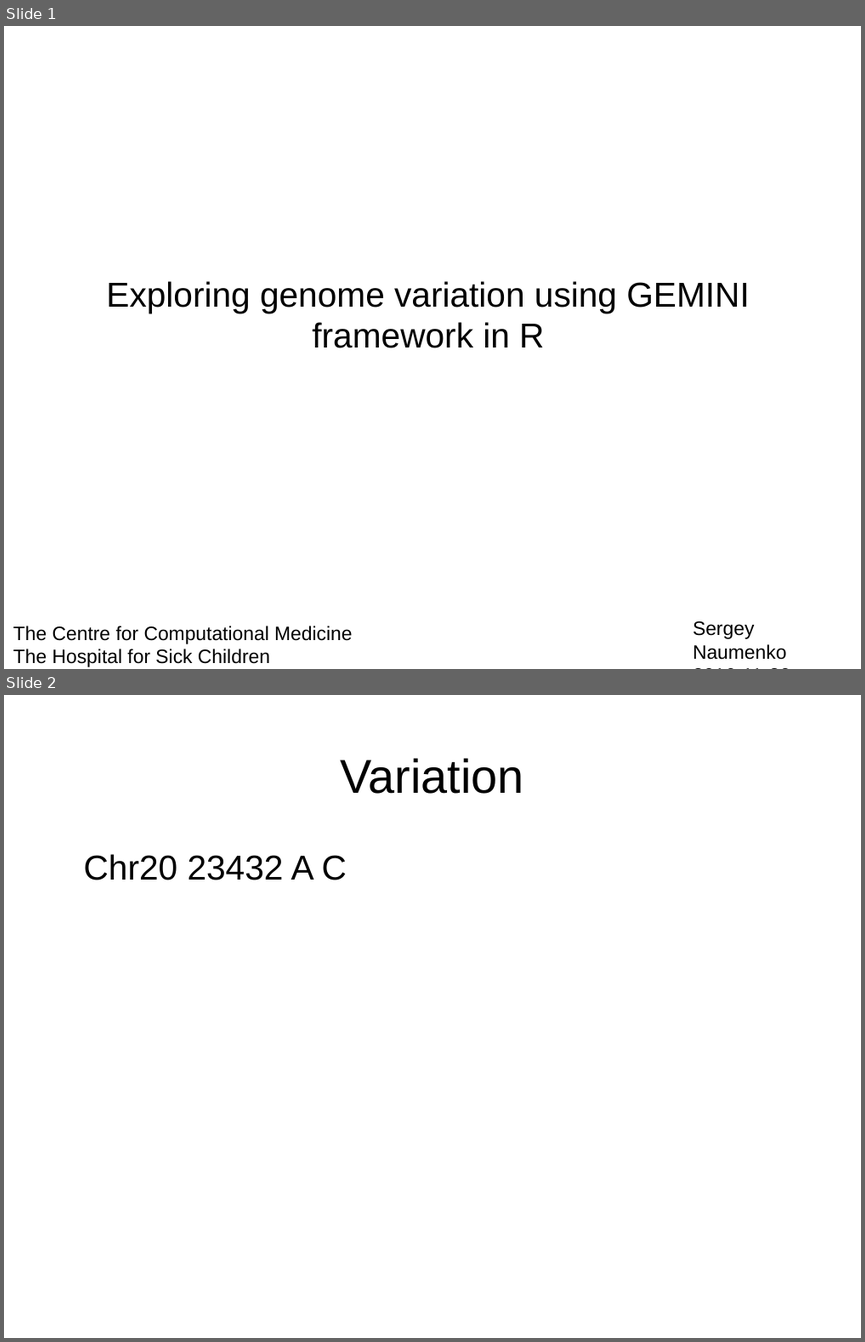
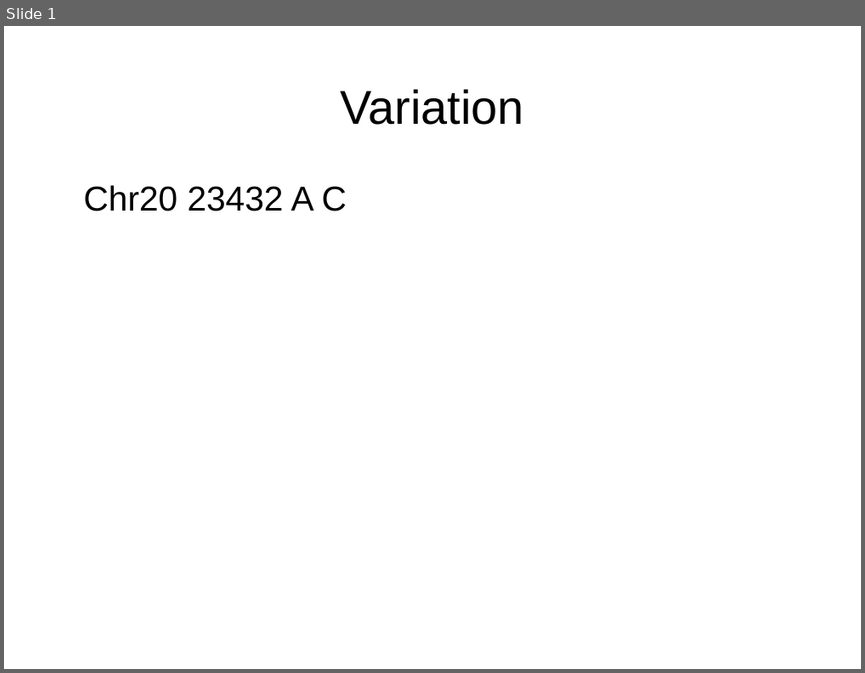
Before and after one commit to naumenko-sa/tutorials, a slide deck: ccm_tutorials.naumenko.GEMINI-R.odp. Shown one above the other, each under a label of ours: slides 1 and 2 before the commit, slide 1 after it. The pictures are 865x1342 and 865x673 pixels, drawn with LibreOffice and Linux fonts; fonts in the diff are those of the drawing. Boxes give left, top, right and bottom in pixels: in the first picture for what was removed or moved away, otherwise in the second. Text is boxed around its words. In the diff, an @@ line names an element or a change of style, - is before the commit and + after.

Commit message:
new file:   .RData 	new file:   .Rhistory 	modified:   GEMINI-R.Rmd 	new file:   GEMINI-R.html 	modified:   ccm_tutorials.naumenko.GEMINI-R.odp 	new file:   gemini_schema.png 	new file:   gemini_schema.xml

```diff
--- a/ccm_tutorials.naumenko.GEMINI-R.odp
+++ b/ccm_tutorials.naumenko.GEMINI-R.odp
@@ slide 1 removed at bbox=[4, 26, 861, 669], background #FFFFFF @@
@@ subtitle removed at bbox=[106, 281, 749, 348] @@
-Exploring genome variation using GEMINI framework in R
@@ text removed at bbox=[13, 625, 352, 667] @@
-The Centre for Computational Medicine
-The Hospital for Sick Children
@@ text removed at bbox=[692, 621, 786, 659] @@
-Sergey Naumenko
-2016-11-30
@@ what was slide 2 is now slide 1 @@
```
Also in this commit, not shown: 1 slide changed, 6 other files.
